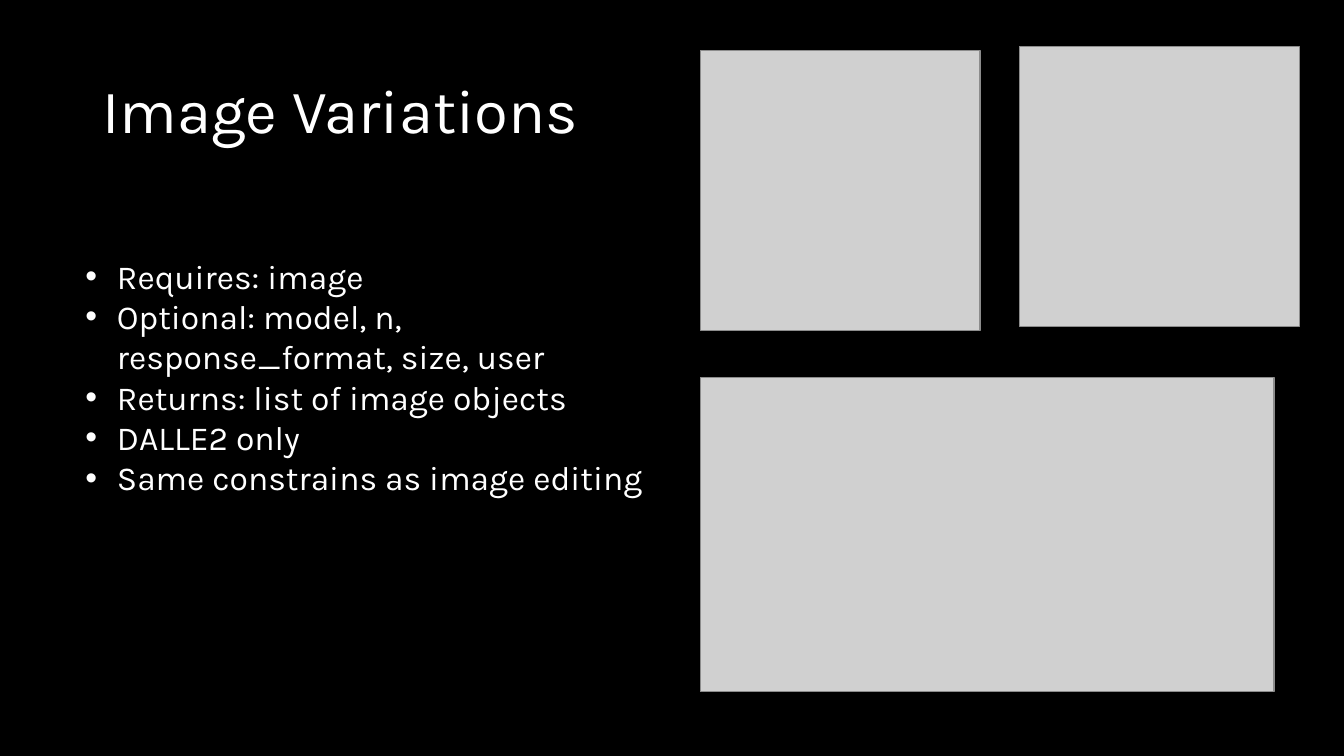
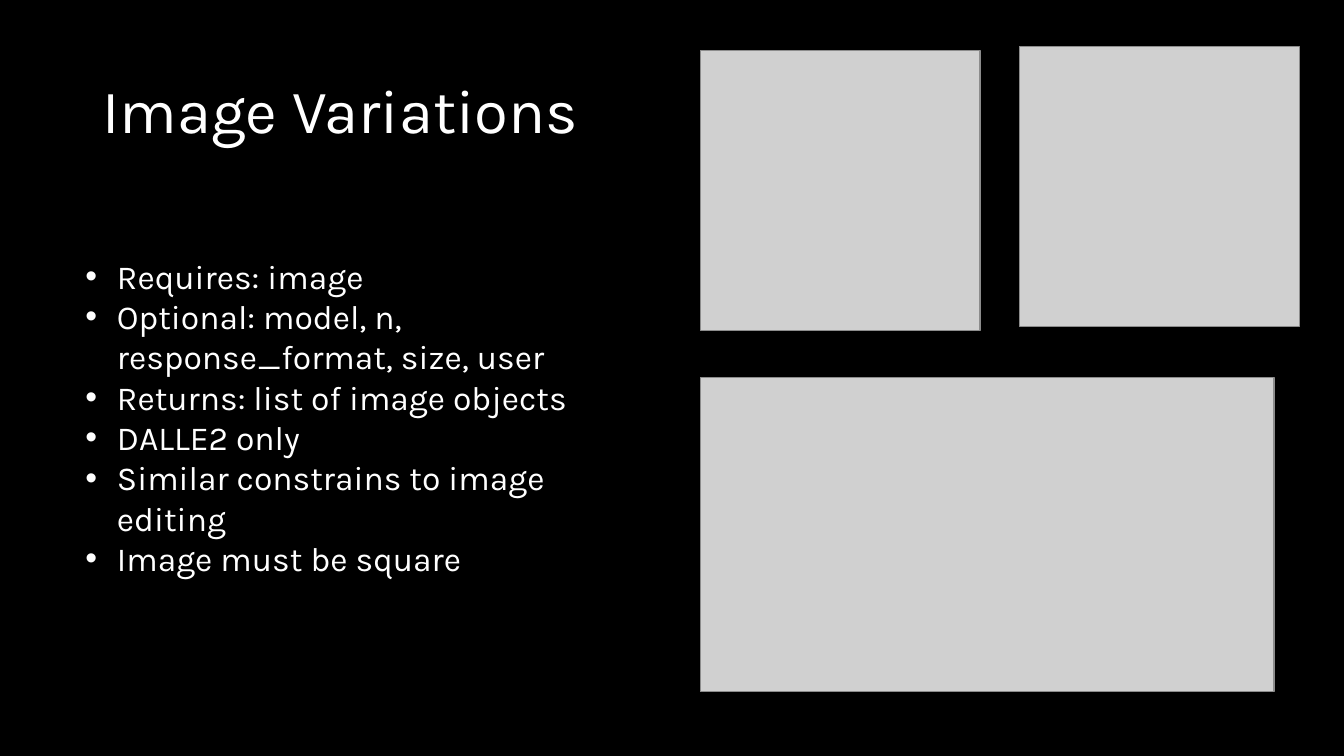
Before and after one commit to sammmmmmiller/CS584, a slide deck: slide 7 of cs584present.pptx. Drawn at 1344x756 pixels with LibreOffice and Linux fonts; fonts in the diff are those of the drawing; grey boxes stand for pictures. Boxes give left, top, right and bottom in pixels: in the first picture for what was removed or moved away, otherwise in the second. Text is boxed around its words. In the diff, an @@ line names an element or a change of style, - is before the commit and + after.

```diff
--- a/cs584present.pptx
+++ b/cs584present.pptx
@@ text at (x1=117, y1=467, x2=544, y2=580): text changed @@
-• Same constrains as image editing
+• Similar constrains to image editing
+• Image must be square
```
Also in this commit, not shown: 5 other slides changed, 6 other files.
